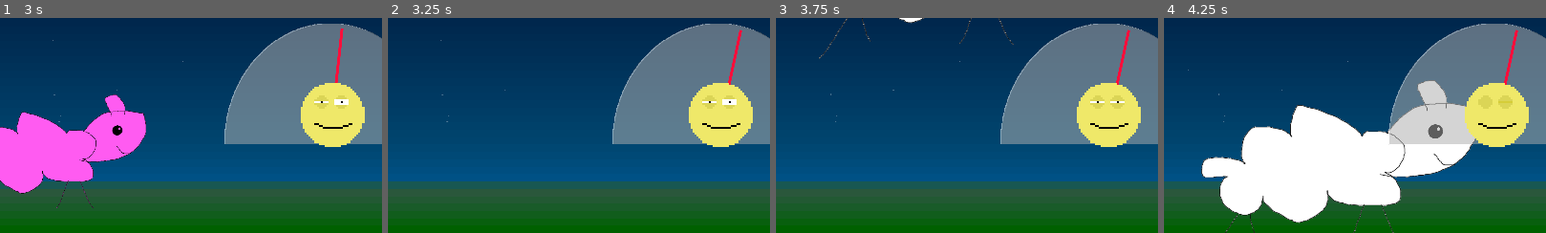
Above: before the commit, frames 1-4 (left to right).
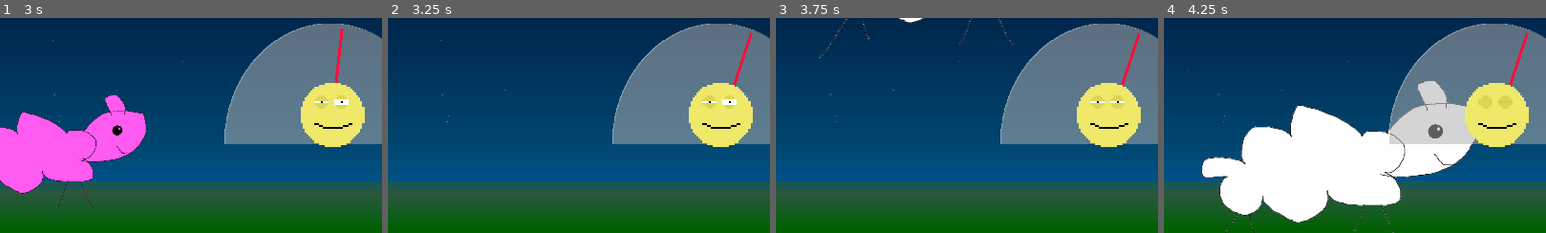
Above: after the commit, the same moments.

Repository: Glow-Project/gwj-55
Game: Godot game, scene res://menu.tscn
Two runs of this game, one before a commit and one after it. Both use one fixed random seed, a clock stepped at 60 frames per second and the inputs below.
Inputs (mouse positions are % of the whole screen's width and height, from its top left):
- Up to frame 1 (3 s): click (50, 60) at 0.5 s; tap Enter at 1.25 s; move the mouse to (72, 45) at 1.27 s; move the mouse to (30, 55) at 2.02 s; move the mouse to (60, 28) at 2.77 s
- Up to frame 2 (3.25 s): no input
- Up to frame 3 (3.75 s): tap Space at 3.5 s; move the mouse to (45, 70) at 3.52 s
- Up to frame 4 (4.25 s): no input
The pictures show only the part of the screen within x 42-92%, y 0-50%; the shares and areas given below are measured in that part.

Frame 1 is identical in both runs. In frame 2, 0.4% of the frame differs, in the area x 89-96%, y 5-32%; in frame 3, 0.4%; in frame 4, 0.4%.

Commit message:
game: handle special sheeps differntly on catch/loss

Diff:
--- a/game.gd
+++ b/game.gd
@@ -23,23 +23,24 @@
 	preload("res://bad_chord4.mp3"),
 ]
 
-func _on_basket_item_collected(body:Node2D):
+func _on_basket_item_collected(body:Sheep):
 	body.queue_free()
-	$Tacho.inc()
 
-	if $Tacho.score > 0 && $Tacho.score % 5 == 0:
+	if body.special:
+		$Tacho.inc(2)
 		var fx = AudioStreamPlayer.new()
 		fx.stream = rewards[randi_range(0,len(rewards)-1)]
 		fx.set_bus("RewardFX")
 		add_child(fx)
 		fx.play()
+	else:
+		$Tacho.inc(1)
 
 	if $Tacho.score == $Tacho.total:
 		get_tree().change_scene_to_file("res://game_over.tscn")
 
 
-func _on_spawner_sheep_reached_abyss(body):
-	$Tacho.dec()
+func _on_spawner_sheep_reached_abyss(body:Sheep):
 	var explosion:Explosion = explosion_scene.instantiate()
 	explosion.global_position = body.global_position
 	add_child(explosion)
@@ -53,12 +54,15 @@
 
 	body.queue_free()
 
-	if $Tacho.score < 0 && $Tacho.score % 5 == 0:
+	if body.special:
+		$Tacho.dec(3)
 		var fx2 = AudioStreamPlayer.new()
 		fx2.stream = punishments[randi_range(0,len(punishments)-1)]
 		fx2.set_bus("RewardFX")
 		add_child(fx2)
 		fx2.play()
+	else:
+		$Tacho.dec(1)
 
 	if $Tacho.score == -$Tacho.total:
 		get_tree().change_scene_to_file("res://game_over.tscn")
